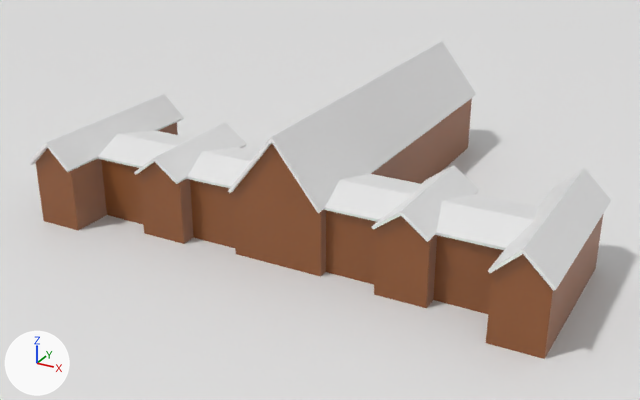
Two versions of the Blender file Thanh_Sweet-Collection/GingerBreadHouse.blend, one commit apart.
Camera for both pictures: a 50 mm lens placed at (68.7, -121.8, 68.5), pointed at (-4.2, 10.8, 2.2). Every picture has the same lights, and +X, +Y and +Z are marked at lower left.
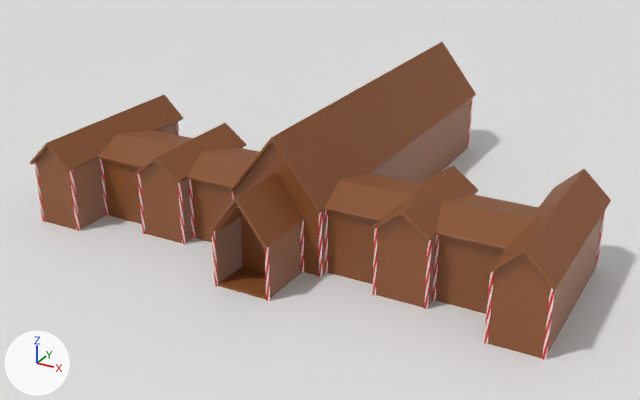
Commit message: upgraded the house; added photos for base house and for improved house

The change, as a list of edits to the scene's bpy script:
```text
Add mat_material:
    mat_material = principled_material('Material')
    mat_material.base_color = (0.8, 0.000937, 0.000634)  # red #e70302
Change me_plane:
    used by ob_plane; location = (0.0, 0.0, 0.0)
    remove me_plane.from_pydata(...)  # 80 vertices, 78 faces; spans x 0.0..46.2, y -17.4..56.4, z 0.0..21.8
    add me_plane.from_pydata(...)  # 98 vertices, 87 faces; spans x 0.0..46.2, y -22.0..56.4, z 0.0..21.8
    me_plane part 1
    6 faces are deleted
    18 vertices are added at x 0.0..4.8, y -22.0..-11.6, z 0.0..15.7
    15 new faces join them
Change me_plane_002:
    used by ob_plane_002; location = (0.0, 0.0, 0.0)
    verts and faces of me_plane_002; kept vertices keep their numbers, new ones are numbered from 40
    remove me_plane_002.from_pydata(...)  # 40 vertices, 24 faces; spans x 0.0..46.5, y -18.3..58.3, z 11.2..21.8
    add me_plane_002.from_pydata(...)  # 44 vertices, 25 faces; spans x 0.0..46.5, y -23.0..58.3, z 9.2..21.8
    me_plane_002 part 2
    add verts[40] = (0.0, -11.6, 15.7)
    add verts[41] = (4.9, -11.6, 9.2)
    add verts[42] = (0.0, -23.0, 15.7)
    add verts[43] = (4.9, -23.0, 9.2)
    add faces += [(40, 42, 43, 41)]
    me_plane_002 part 3: 24 faces spanning x 0.0..46.5, y -18.3..58.3, z 11.2..21.8 switch from mat_material_001 (white #e7e7e7) to mat_material_002 (brown #8a522a)
Add me_circle:
    me_circle.from_pydata(...)  # 30246 vertices, 28960 faces; spans x 11.0..115.0, y -55.0..140.0, z 0.0..29.0
    me_circle.polygons.foreach_set('use_smooth', [True] * 28960)
    # faces by material slot: [14480, 14480]
    me_circle.materials.append(mat_material)  # red #e70302
    me_circle.materials.append(mat_material_001)  # white #e7e7e7
Add me_plane_004:
    me_plane_004.from_pydata([(0.0, -15.3, 0.42), (1.0, -15.3, 3.04), (1.0, -15.3, 0.42), (0.0, -15.3, 4.29), (0.0, -15.66, 0.42), (1.0, -15.66, 0.42), (1.0, -15.66, 3.04), (0.0, -15.66, 4.29)], [], [(3, 1, 2, 0), (7, 4, 5, 6), (1, 3, 7, 6), (0, 2, 5, 4), (2, 1, 6, 5)])
    me_plane_004.materials.append(mat_material_002)  # brown #8a522a
Add ob_circle:
    ob_circle = bpy.data.objects.new('Circle', me_circle)
    ob_circle.location = (0.0, 0.0, 0.0)
    ob_circle.scale = (0.404, 0.404, 0.404)
    _m = ob_circle.modifiers.new('Mirror', 'MIRROR')
Add ob_plane_003:
    ob_plane_003 = bpy.data.objects.new('Plane.003', me_plane_004)
    ob_plane_003.location = (0.0, 0.0, 0.0)
    _m = ob_plane_003.modifiers.new('Mirror', 'MIRROR')
    _m.use_clip = True
    _m = ob_plane_003.modifiers.new('Bevel', 'BEVEL')
```

Location of each change, (x1, y1, x2, y2) in pixels of the pictures (640 x 400 px):
'Plane', reshaped
    before: (36, 98, 603, 359)
    after: (36, 99, 603, 358)
'Plane.002', reshaped
    before: (29, 41, 612, 291)
    after: (30, 42, 611, 290)
'Circle', added
    after: (34, 98, 605, 360)
    faces in mat_material_001 (white #e7e7e7): (34, 98, 605, 360)
    faces in mat_material (red #e70302): (35, 98, 605, 360)
'Plane.003', added
    after: (258, 252, 265, 273)
part 1 of me_plane, built on
    before: (233, 144, 321, 276)
    after: (215, 143, 319, 300)
part 2 of me_plane_002, added (brown)
    after: (208, 172, 304, 249)
part 3 of me_plane_002, recoloured (white to brown)
    both: (30, 42, 611, 290)
